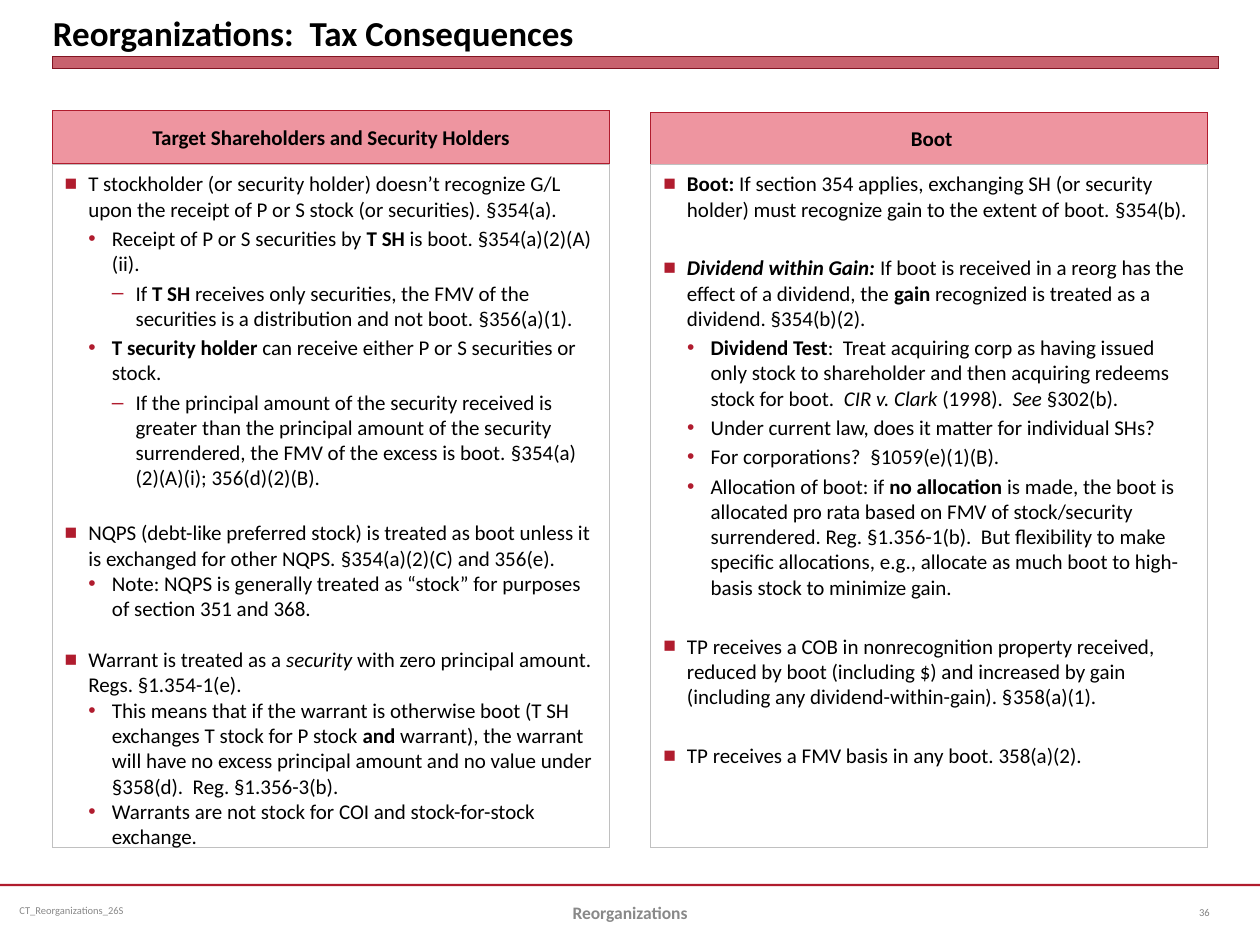
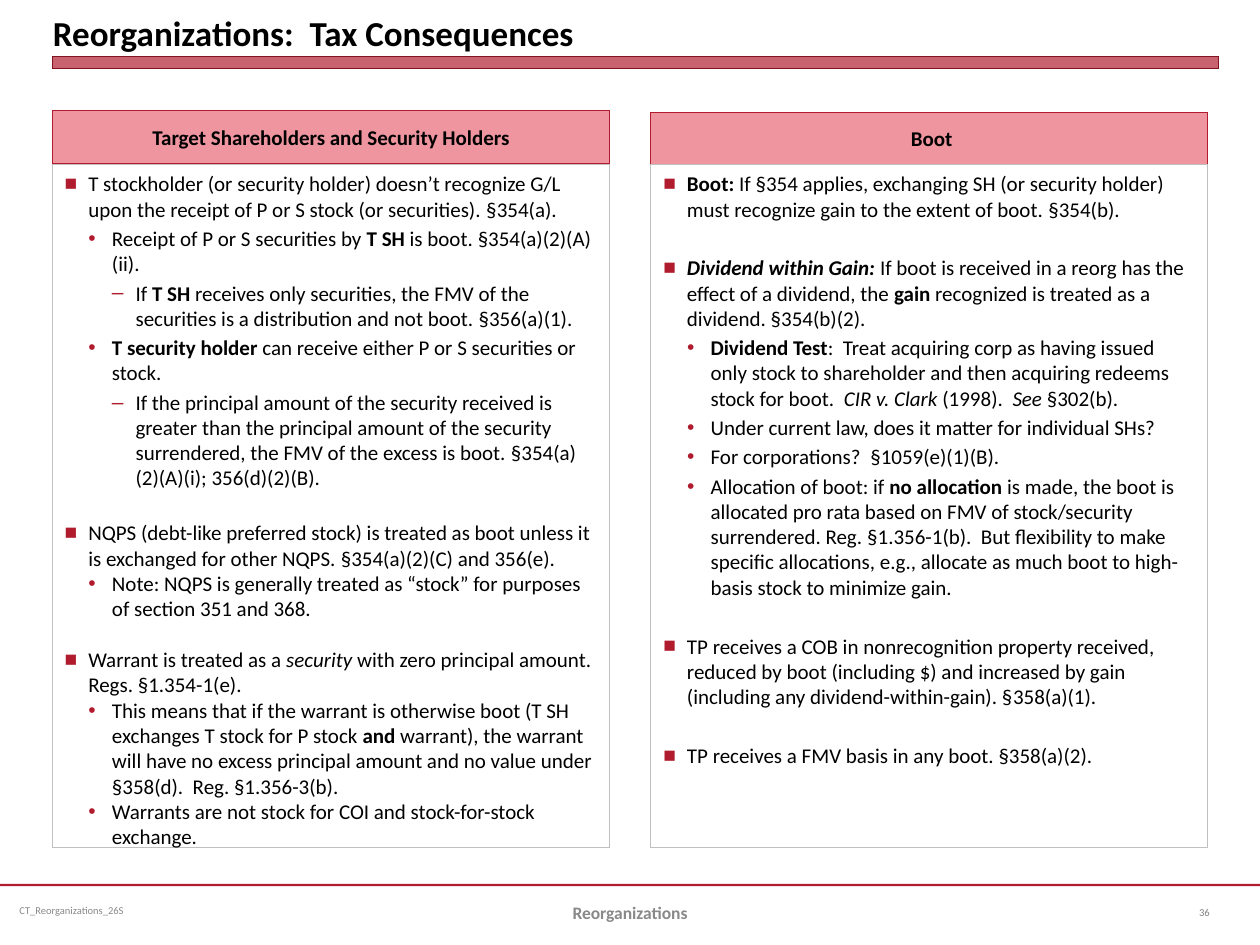
Before and after one commit to jmc877/Corporate-Tax, a slide deck: slide 36 of slides/CT_Reorganizations_26S.pptx. Drawn at 1260x945 pixels with LibreOffice and Linux fonts; fonts in the diff are those of the drawing. Boxes give left, top, right and bottom in pixels: in the first picture for what was removed or moved away, otherwise in the second. Text is boxed around its words. In the diff, an @@ line names an element or a change of style, - is before the commit and + after.

```diff
--- a/slides/CT_Reorganizations_26S.pptx
+++ b/slides/CT_Reorganizations_26S.pptx
@@ text at [687,176,1164,221]: text changed @@
-■ Boot: If section 354 applies, exchanging SH (or security holder) must recognize gain to the extent of boot. §354(b).
+■ Boot: If §354 applies, exchanging SH (or security holder) must recognize gain to the extent of boot. §354(b).
@@ text at [687,748,1093,767]: text changed @@
-  ■ TP receives a FMV basis in any boot. 358(a)(2).
+  ■ TP receives a FMV basis in any boot. §358(a)(2).
```
Also in this commit, not shown: 2 other slides changed.
